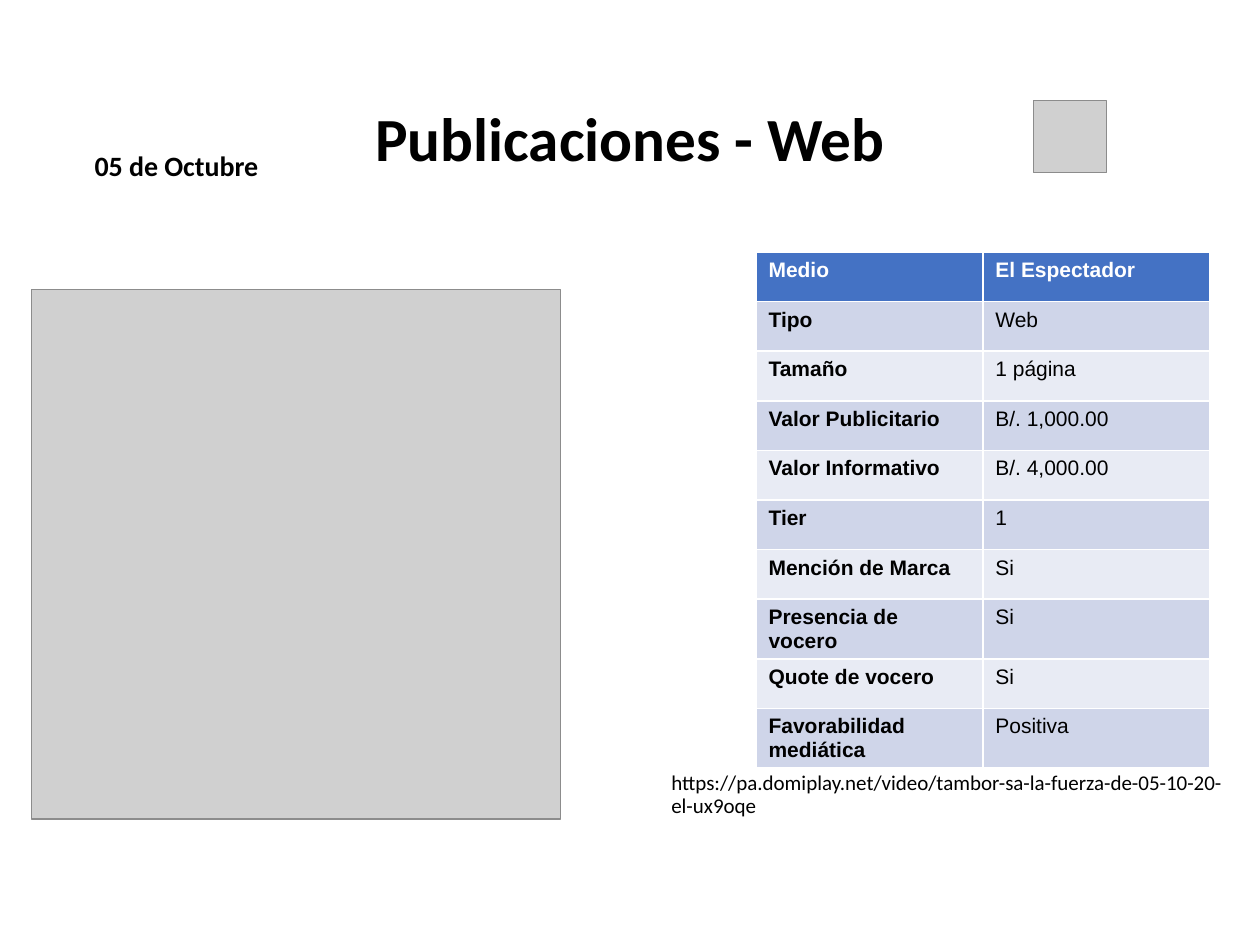
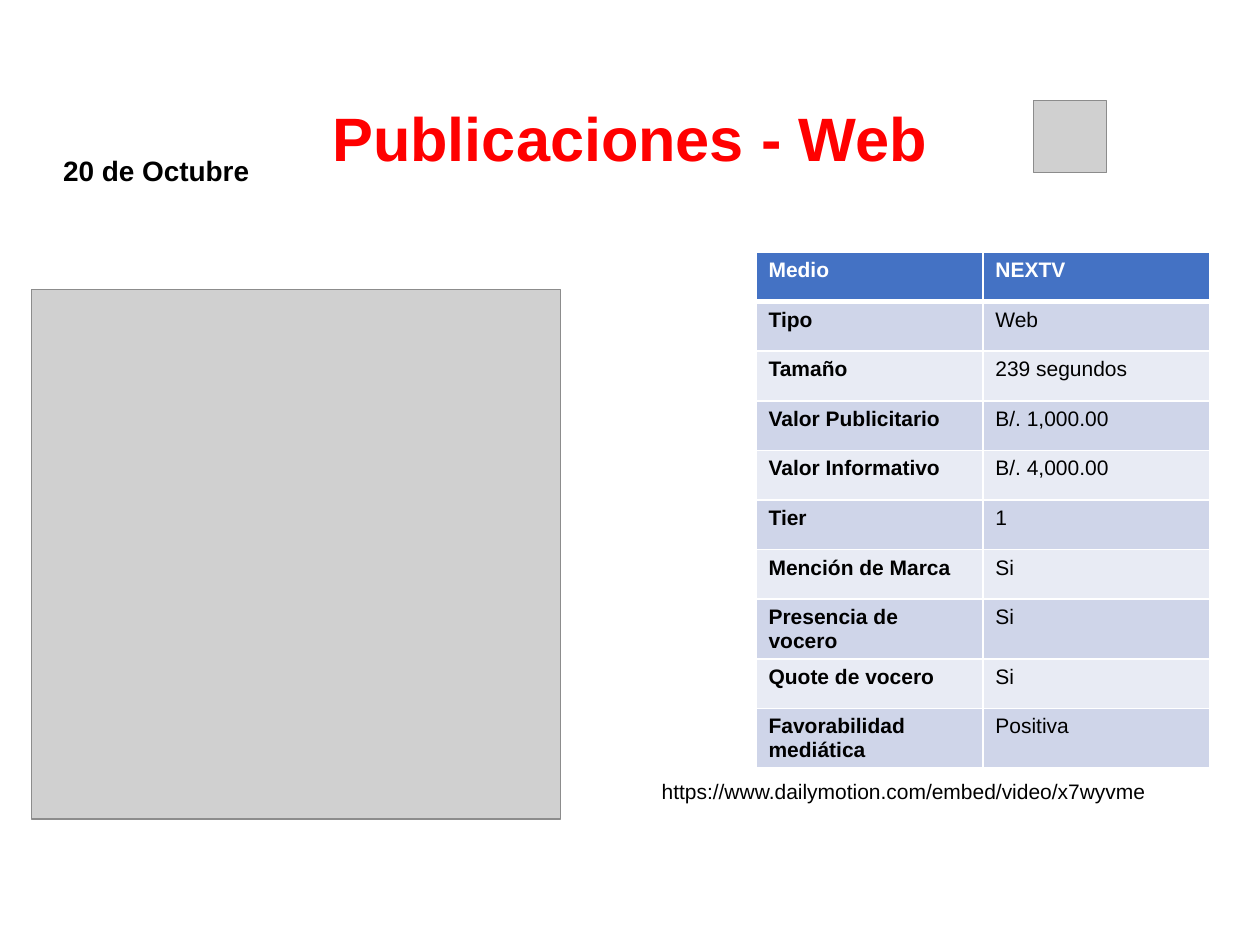
Before and after one commit to dgarci23/Report-Generator, a slide deck: slide 11 of Presentacion Terminada.pptx (slide 4 before the commit). Drawn at 1260x945 pixels with LibreOffice and Linux fonts; fonts in the diff are those of the drawing; grey boxes stand for pictures; background and template pictures are left out. Boxes give left, top, right and bottom in pixels: in the first picture for what was removed or moved away, otherwise in the second. Text is boxed around its words. In the diff, an @@ line names an element or a change of style, - is before the commit and + after.

```diff
--- a/Presentacion Terminada.pptx
+++ b/Presentacion Terminada.pptx
@@ title "Publicaciones - Web" at bbox=[332, 116, 926, 162]: font Calibri to Arial, text colour #000000 to #FF0000 @@
@@ text "20 de Octubre" at bbox=[63, 160, 249, 182]: vertical alignment bottom to top @@
@@ text at bbox=[63, 160, 249, 182]: text changed; font Calibri to Arial @@
-05 de Octubre
+20 de Octubre
@@ table at bbox=[756, 252, 1210, 762] @@
-row 1, column 2: El Espectador
+row 1, column 2: NEXTV
-row 3, column 2: 1 página
+row 3, column 2: 239 segundos
@@ text at bbox=[662, 783, 1145, 804]: text changed; font Calibri to Arial @@
-https://pa.domiplay.net/video/tambor-sa-la-fuerza-de-05-10-20-el-ux9oqe
+https://www.dailymotion.com/embed/video/x7wyvme
```
Also in this commit, not shown: 8 other slides changed, 19 slides added, 2 other files.
